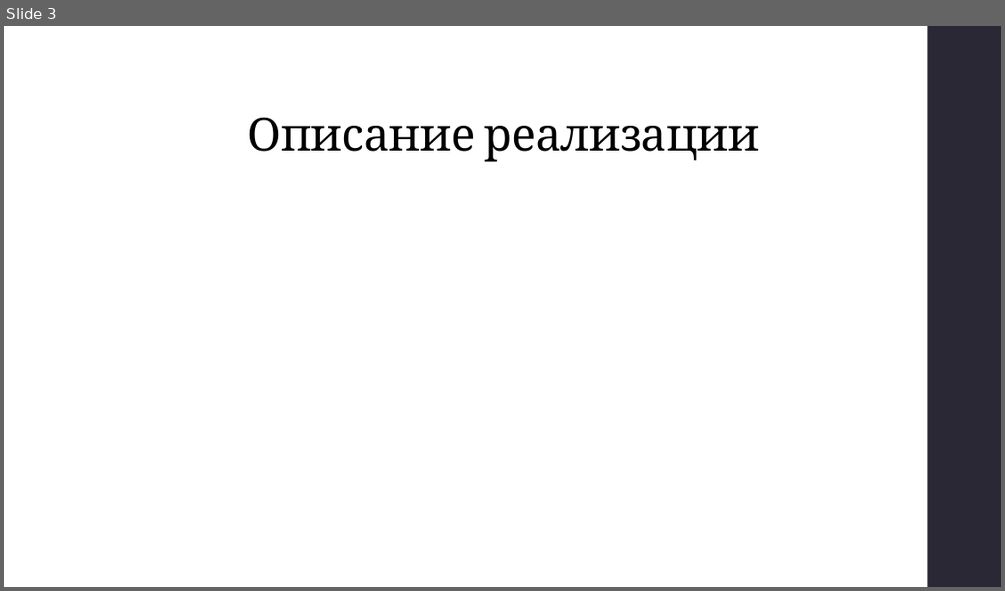
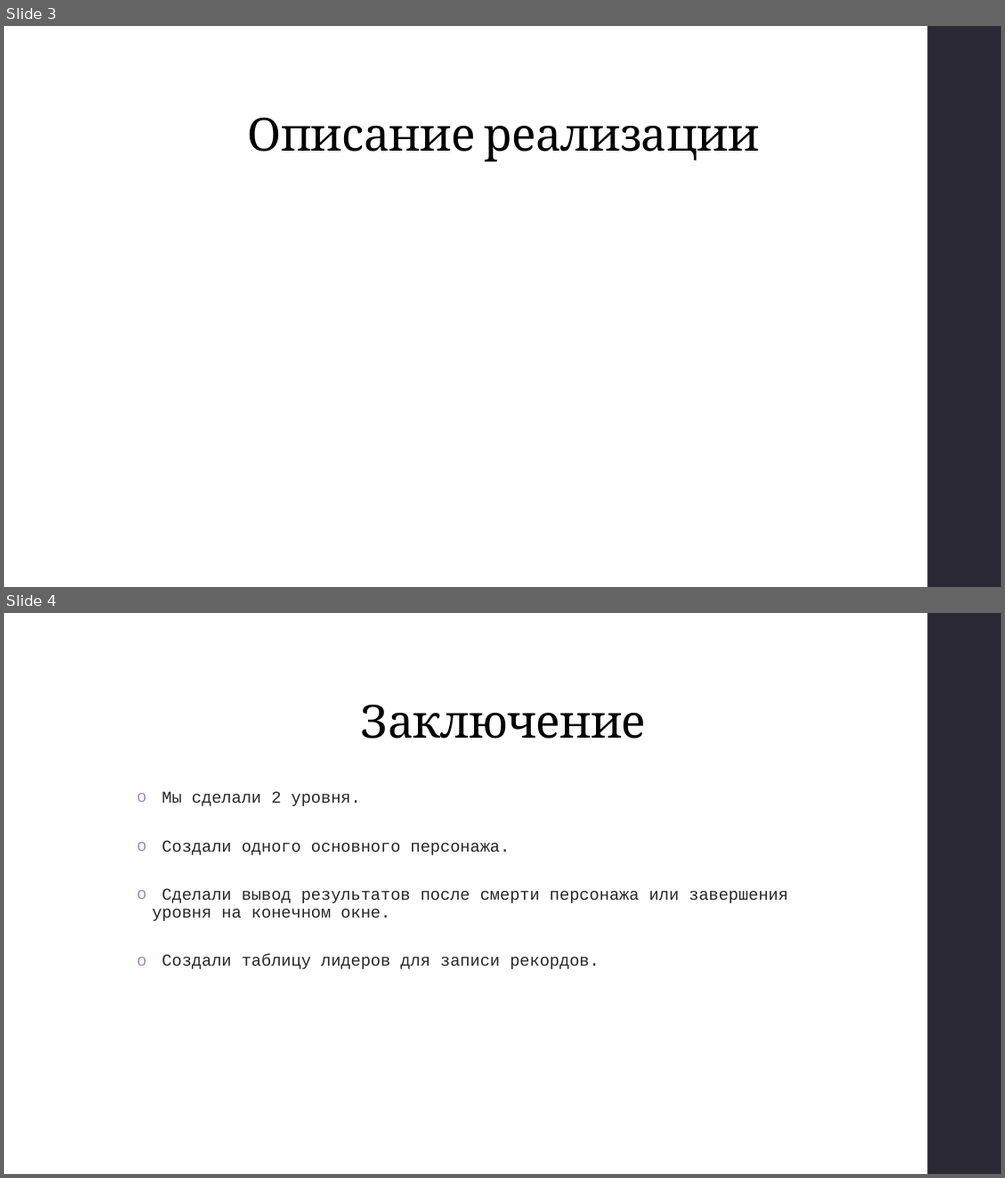
Before and after one commit to KitchiDioless/tryingtomakeagame, a slide deck: other/project.pptx. Shown one above the other, each under a label of ours: slide 3 before the commit, slides 3 and 4 after it. The pictures are 1005x591 and 1005x1178 pixels, drawn with LibreOffice and Linux fonts; fonts in the diff are those of the drawing. Boxes give left, top, right and bottom in pixels: in the first picture for what was removed or moved away, otherwise in the second. Text is boxed around its words. In the diff, an @@ line names an element or a change of style, - is before the commit and + after.

```diff
--- a/other/project.pptx
+++ b/other/project.pptx
@@ slide 4 added at (x1=4, y1=613, x2=1001, y2=1174), background #FFFFFF; not listed: 1 template element that a slide beside it also shows @@
@@ title added at (x1=361, y1=705, x2=646, y2=738), 44 pt, text #000000 @@
+Заключение
@@ text added at (x1=152, y1=791, x2=788, y2=969), 16 pt, text #262626 @@
+  o Мы сделали 2 уровня.
+  o Создали одного основного персонажа.
+  o Сделали вывод результатов после смерти персонажа или завершения уровня на конечном окне.
+  o Создали таблицу лидеров для записи рекордов.
```
Also in this commit, not shown: 1 slide removed, 15 other files.
